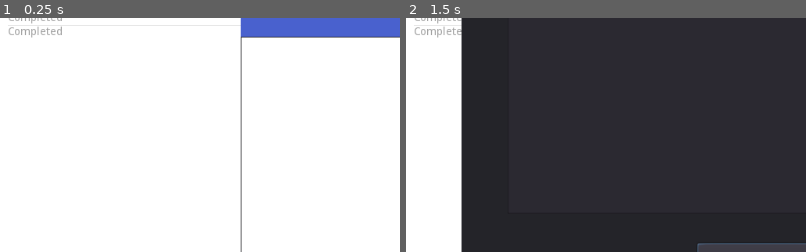
Above: before the commit, frames 1-2 (left to right).
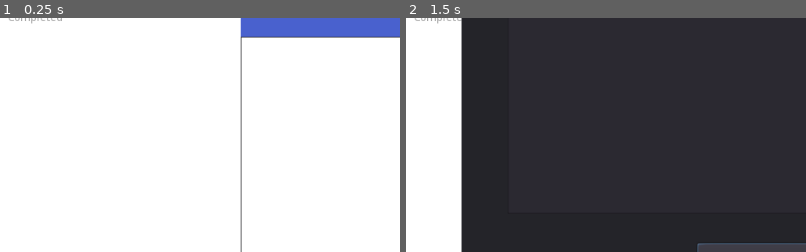
Above: after the commit, the same moments.

Repository: ohmygod481999/to-do-app-gotdot
Game: Godot game, scene res://Control.tscn
Two runs of this game, one before a commit and one after it. Both use one fixed random seed, a clock stepped at 60 frames per second and the inputs below.
Inputs:
- Up to frame 1 (0.25 s): no input
- Up to frame 2 (1.5 s): click "Modify" at 0.5 s; click "Add" at 1.25 s
The pictures show only the part of the screen within x 5-55%, y 25-75%; the shares and areas given below are measured in that part.

The runs differ from the first frame. In frame 1, 0.2% of the frame differs, in the area x 2-16%, y 3-9%; in frame 2, 0.2%.
Error in both runs: Invalid get index '14' (on base: 'Dictionary'). (res://DateTime.gd:20)

Commit message:
complete API interactions

Diff:
--- a/Control.gd
+++ b/Control.gd
@@ -6,8 +6,17 @@
 export (PackedScene) var ListItem
 
 const completed = "Completed"
+const id_completed = 21012604
 var username = "concac"
 var password = "concac"
+
+var timer = 0
+
+func _physics_process(delta):
+	timer += 1
+	if timer == 600:
+		timer = 0
+		$PutData.put_tasks(data, username, password, id_completed)
 
 var data = [
 	{
@@ -33,6 +42,16 @@
 var done = [
 ]
 
+func get_done_list(name, secret):
+	var query = JSON.print({
+		"name": name,
+		"secret": secret
+	})
+    # Add 'Content-Type' header:
+	var url = "https://to-do-app-godot.herokuapp.com/to-do-lists/done-items"
+	var headers = ["Content-Type: application/json"]
+	$HTTPRequest.request(url, headers, true, HTTPClient.METHOD_POST, query)
+
 func get_data(name, secret):
 	var query = JSON.print({
 		"name": name,
@@ -42,11 +61,9 @@
 	var url = "https://to-do-app-godot.herokuapp.com/to-do-lists/"
 	var headers = ["Content-Type: application/json"]
 	$HTTPRequest.request(url, headers, true, HTTPClient.METHOD_POST, query)
-	print("sent")
 
 func _on_HTTPRequest_request_completed( result, response_code, headers, body ):
 	var json = JSON.parse(body.get_string_from_utf8())
-	print(json.result)
 	if json.result["data"]:
 		username = json.result["data"]["name"]
 		password = json.result["data"]["secret"]
@@ -54,6 +71,7 @@
 		var got_data = json.result["data"]["data"]
 		#print(got_data)
 		data = got_data
+		reset_done()
 		init_collections()
 	else:
 		$"Wrong_account_popup()".popup()
@@ -65,23 +83,25 @@
 
 # Called when the node enters the scene tree for the first time.
 func _ready():
-	get_data("facker", "iovedanong")
+	get_data("long", "huongdangyeu")
+	get_done_list("long", "huongdangyeu")
 	reset_done()
 	init_collections()
 
 func delete_task(list_index, index):
 	done.append(data[list_index]["data"][index])
+	$PutData.put_done(username, password, data[list_index]["data"][index])
 	reset_done()
-	print(done)
 	data[list_index]["data"].remove(index)
 	$Panel/LeftPanel/Body/ListCollection.reset_actions(list_index)
 
 func init_collections():
 	var collections = $Panel/LeftPanel/Body/ListCollection
 	collections.clear()
+	#print(data)
 	for data_item in data:
 		collections.add_item(data_item["name"])
-	collections.add_item(completed)
+		#print(data_item["name"])
 	$Panel/LeftPanel/Body/ListCollection.init_data(data)
 
 func delete_children(node):
@@ -123,7 +143,7 @@
 		cnt += 1
 	data.append({
 		"name": completed,
-		"id": 1000,
+		"id": id_completed,
 		"data": done
 	})
 
@@ -142,3 +162,10 @@
 
 func _on_Switch_Button_pressed():
 	$Login_popup.show()
+
+
+func _on_GetDoneList_request_completed(result, response_code, headers, body):
+	var json = JSON.parse(body.get_string_from_utf8())
+	if json.result["data"]:
+		done = json.result["data"]
+	pass # Replace with function body.
--- a/Control.tscn
+++ b/Control.tscn
@@ -10,6 +10,8 @@
 [ext_resource path="res://username.gd" type="Script" id=8]
 [ext_resource path="res://ListCollection.gd" type="Script" id=9]
 [ext_resource path="res://List_modifier.tscn" type="PackedScene" id=10]
+[ext_resource path="res://PutData.gd" type="Script" id=11]
+[ext_resource path="res://GetDoneList.gd" type="Script" id=12]
 
 [sub_resource type="StyleBoxFlat" id=1]
 bg_color = Color( 0.290196, 0.384314, 0.811765, 1 )
@@ -244,8 +246,13 @@
 [node name="HTTPRequest" type="HTTPRequest" parent="."]
 
 [node name="PutData" type="HTTPRequest" parent="."]
+script = ExtResource( 11 )
+
+[node name="GetDoneList" type="HTTPRequest" parent="."]
+script = ExtResource( 12 )
 [connection signal="pressed" from="Panel/RightPanel/Header/Tool/Modify_button" to="." method="_on_Modify_button_pressed"]
 [connection signal="pressed" from="Panel/LeftPanel/Body/Button" to="." method="_on_Button_pressed"]
 [connection signal="item_selected" from="Panel/LeftPanel/Body/ListCollection" to="Panel/LeftPanel/Body/ListCollection" method="_on_ListCollection_item_selected"]
 [connection signal="pressed" from="Popup/Panel/Button" to="." method="_on_Button_2_pressed"]
 [connection signal="request_completed" from="HTTPRequest" to="." method="_on_HTTPRequest_request_completed"]
+[connection signal="request_completed" from="GetDoneList" to="." method="_on_GetDoneList_request_completed"]
--- /dev/null
+++ b/GetDoneList.gd
@@ -0,0 +1,17 @@
+extends HTTPRequest
+
+# Declare member variables here. Examples:
+# var a = 2
+# var b = "text"
+
+# Called when the node enters the scene tree for the first time.
+func _ready():
+	pass # Replace with function body.
+
+# Called every frame. 'delta' is the elapsed time since the previous frame.
+#func _process(delta):
+#	pass
+
+
+func _on_GetDoneList_request_completed(result, response_code, headers, body):
+	pass # Replace with function body.
--- /dev/null
+++ b/PutData.gd
@@ -0,0 +1,43 @@
+extends HTTPRequest
+
+# Declare member variables here. Examples:
+# var a = 2
+# var b = "text"
+
+# Called when the node enters the scene tree for the first time.
+func _ready():
+	pass # Replace with function body.
+
+func put_done(username, secret, item):
+	var query = JSON.print({
+		"name": username,
+		"secret": secret,
+		"done": item
+	})
+	var url = "https://to-do-app-godot.herokuapp.com/to-do-lists/done"
+	var headers = ["Content-Type: application/json"]
+	request(url, headers, true, HTTPClient.METHOD_POST, query)
+	print("done sent")
+
+func put_tasks(__data, username, secret, id_complete):
+	var data = [] + __data
+	var cnt = 0
+	for _data in data:
+		if _data["id"] == id_complete:
+			data.remove(cnt)
+			break
+		cnt += 1
+	var query = JSON.print({
+		"name": username,
+		"secret": secret,
+		"data": data
+	})
+    # Add 'Content-Type' header:
+	var url = "https://to-do-app-godot.herokuapp.com/to-do-lists/"
+	var headers = ["Content-Type: application/json"]
+	request(url, headers, true, HTTPClient.METHOD_PUT, query)
+	print("data sent")
+
+# Called every frame. 'delta' is the elapsed time since the previous frame.
+#func _process(delta):
+#	pass
Not shown: 1 places in Control.tscn that only renumber resources
